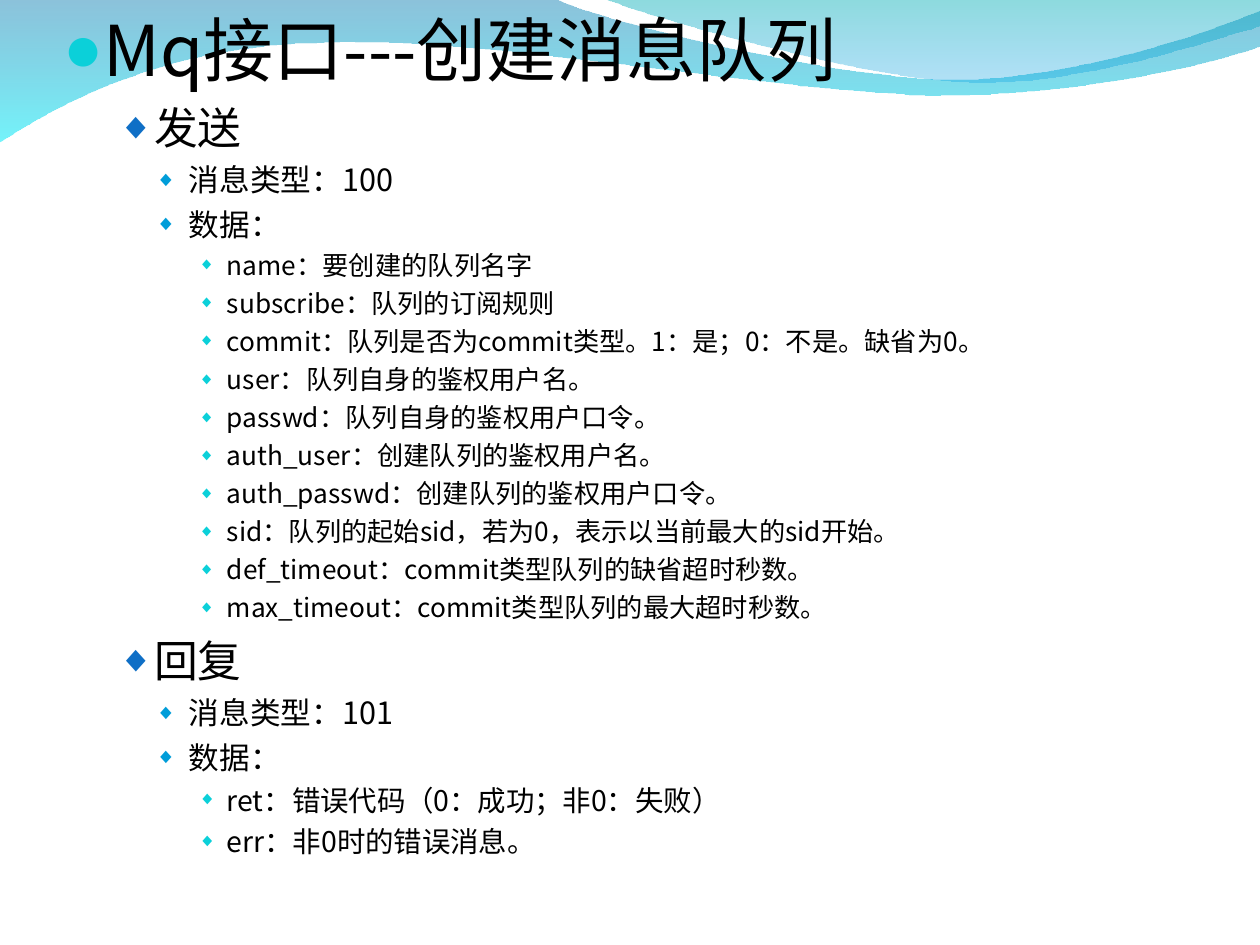
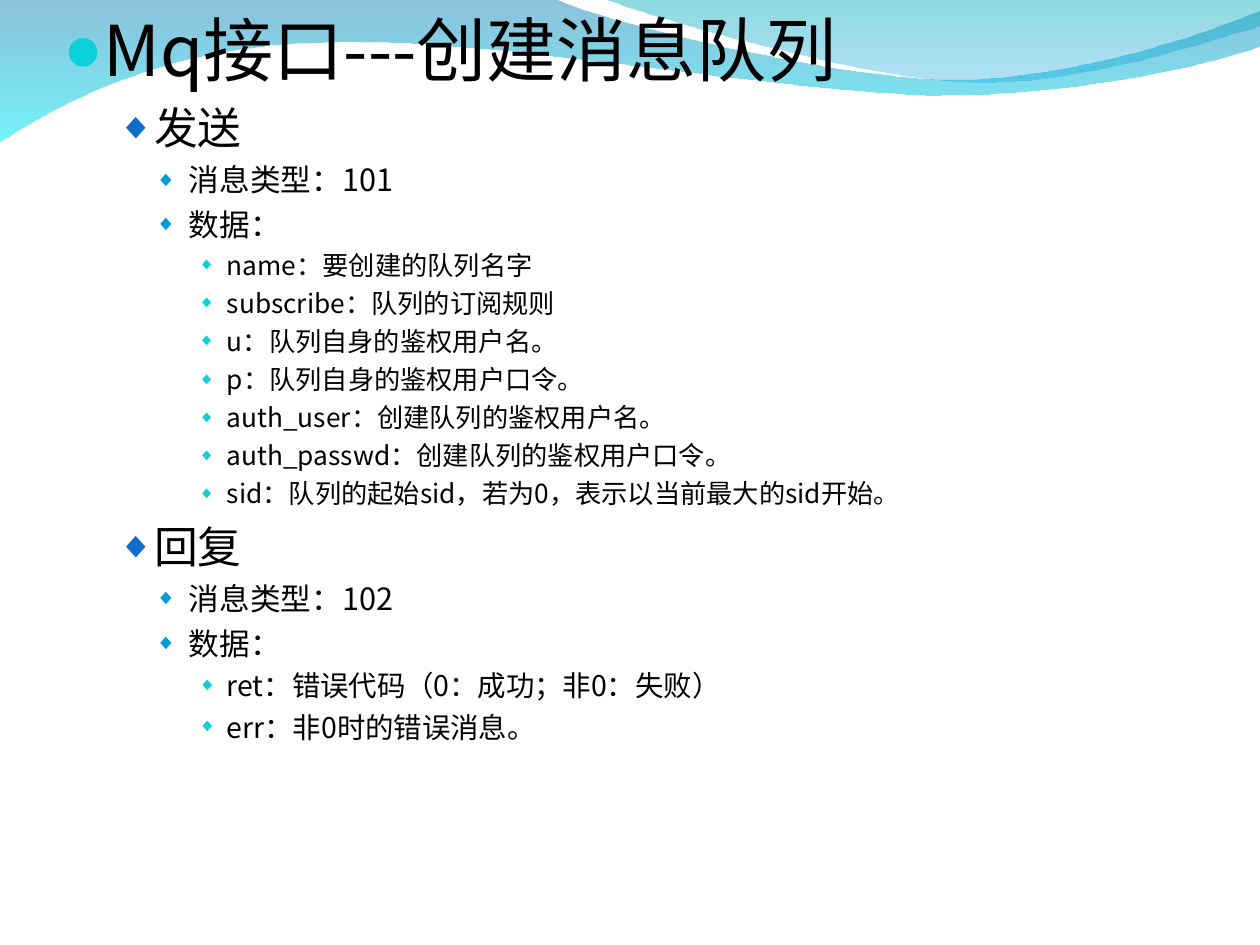
Before and after one commit to burstas/cwinux-mq, a slide deck: slide 21 of mq/doc/mq_introduce.ppt. Drawn at 1260x945 pixels with LibreOffice and Linux fonts; fonts in the diff are those of the drawing; background and template pictures are left out. Boxes give left, top, right and bottom in pixels: in the first picture for what was removed or moved away, otherwise in the second. Text is boxed around its words. In the diff, an @@ line names an element or a change of style, - is before the commit and + after.

```diff
--- a/mq/doc/mq_introduce.ppt
+++ b/mq/doc/mq_introduce.ppt
@@ text at <box>189,165,394,194</box>: text changed @@
-    ◆ 消息类型：100
+    ◆ 消息类型：101
@@ text at <box>227,329,584,395</box>: text changed @@
-      ◆ commit：队列是否为commit类型。1：是；0：不是。缺省为0。
-      ◆ user：队列自身的鉴权用户名。
-      ◆ passwd：队列自身的鉴权用户口令。
+      ◆ u：队列自身的鉴权用户名。
+      ◆ p：队列自身的鉴权用户口令。
@@ text at <box>227,557,827,621</box>: paragraphs removed @@
-      ◆ def_timeout：commit类型队列的缺省超时秒数。
-      ◆ max_timeout：commit类型队列的最大超时秒数。
@@ text at <box>189,584,394,613</box>: text changed @@
-    ◆ 消息类型：101
+    ◆ 消息类型：102
```
Also in this commit, not shown: 13 other slides changed, 2 slides added, 1 slide removed, 1 other file.
